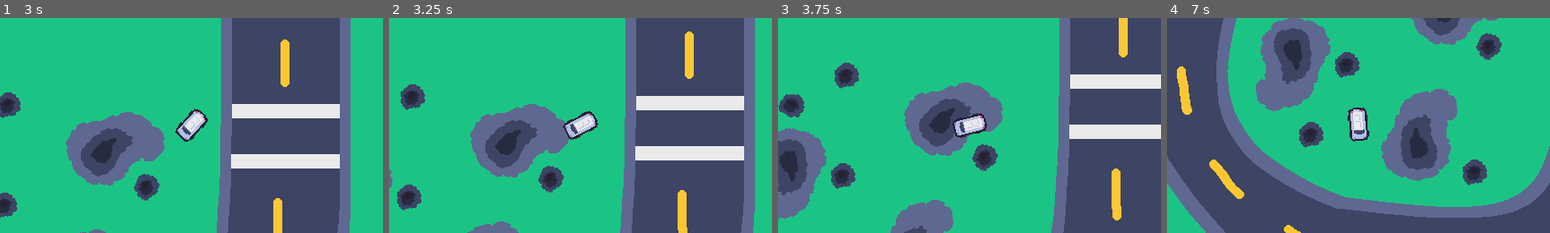
Above: before the commit, frames 1-4 (left to right).
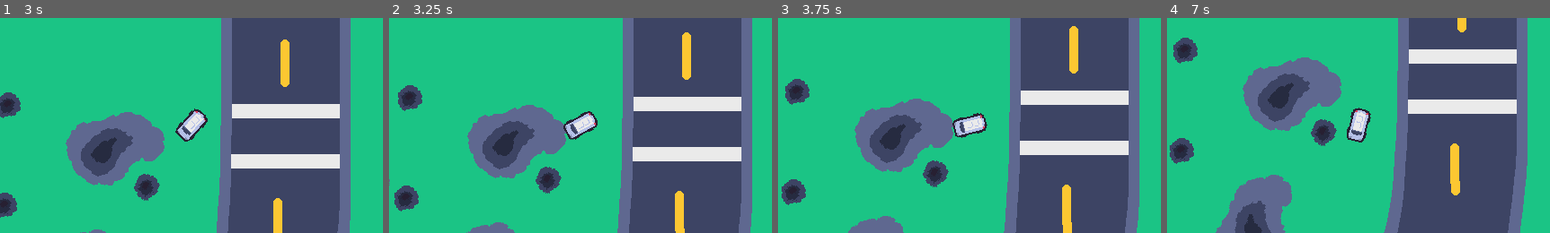
Above: after the commit, the same moments.

Repository: grace125/u-haul_u-surper
Game: Godot game, scene res://src/racetracks/testing_track.tscn
Two runs of this game, one before a commit and one after it. Both use one fixed random seed, a clock stepped at 60 frames per second and the inputs below.
Inputs:
- Up to frame 1 (3 s): tap Enter at 0.5 s; hold Right (Right) 0.53-1.28 s; hold S (Backward) 1.28-2.03 s; hold Right (Right) 2.03-2.78 s; hold Up (Forward) from 2.78 s (still down)
- Up to frame 2 (3.25 s): keep holding Up (Forward)
- Up to frame 3 (3.75 s): release Up (Forward) at 3.53 s; hold A (Left) from 3.53 s (still down)
- Up to frame 4 (7 s): release A (Left) at 5.03 s; hold S (Backward) 5.03-5.78 s; hold Right (Right) 5.78-6.53 s; hold Up (Forward) from 6.53 s (still down)

Frame 1 is identical in both runs. In frame 2, 5.8% of the frame differs, in the area x 0-96%, y 0-100%; in frame 3, 48%; in frame 4, 66%, in the area x 0-100%, y 0-100%.

Commit message:
Add colliders to big rocks

Diff:
--- a/src/racetracks/testing_track.tscn
+++ b/src/racetracks/testing_track.tscn
@@ -82,6 +82,61 @@
 rotation = -0.359538
 shape = SubResource("RectangleShape2D_r0j0n")
 
+[node name="big_rock" type="StaticBody2D" parent="obstacles"]
+position = Vector2(681, 711)
+collision_mask = 0
+
+[node name="CollisionPolygon2D" type="CollisionPolygon2D" parent="obstacles/big_rock"]
+polygon = PackedVector2Array(-9, -34, -28, -31, -33, -22, -40, -15, -40, -2, -33, 9, -31, 18, -22, 27, -14, 31, -3, 30, 4, 32, 15, 24, 26, 12, 39, 3, 47, 6, 60, -1, 62, -16, 56, -26, 48, -33, 32, -41, 20, -42, 8, -38)
+
+[node name="big_rock2" type="StaticBody2D" parent="obstacles"]
+position = Vector2(652, 859)
+rotation = -0.837758
+collision_mask = 0
+
+[node name="CollisionPolygon2D" type="CollisionPolygon2D" parent="obstacles/big_rock2"]
+polygon = PackedVector2Array(-9, -34, -28, -31, -33, -22, -40, -15, -40, -2, -33, 9, -31, 18, -22, 27, -14, 31, -3, 30, 4, 32, 15, 24, 26, 12, 39, 3, 47, 6, 60, -1, 62, -16, 56, -26, 48, -33, 32, -41, 20, -42, 8, -38)
+
+[node name="big_rock3" type="StaticBody2D" parent="obstacles"]
+position = Vector2(506, 758)
+rotation = 2.27416
+collision_mask = 0
+
+[node name="CollisionPolygon2D" type="CollisionPolygon2D" parent="obstacles/big_rock3"]
+polygon = PackedVector2Array(-9, -34, -28, -31, -33, -22, -40, -15, -40, -2, -33, 9, -31, 18, -22, 27, -14, 31, -3, 30, 4, 32, 15, 24, 26, 12, 39, 3, 47, 6, 60, -1, 62, -16, 56, -26, 48, -33, 32, -41, 20, -42, 8, -38)
+
+[node name="big_rock4" type="StaticBody2D" parent="obstacles"]
+position = Vector2(380, 1022)
+rotation = 1.07687
+collision_mask = 0
+
+[node name="CollisionPolygon2D" type="CollisionPolygon2D" parent="obstacles/big_rock4"]
+polygon = PackedVector2Array(-9, -34, -28, -31, -33, -22, -40, -15, -40, -2, -33, 9, -31, 18, -22, 27, -14, 31, -3, 30, 4, 32, 15, 24, 26, 12, 39, 3, 47, 6, 60, -1, 62, -16, 56, -26, 48, -33, 32, -41, 20, -42, 8, -38)
+
+[node name="big_rock5" type="StaticBody2D" parent="obstacles"]
+position = Vector2(71, 913)
+rotation = -0.837758
+collision_mask = 0
+
+[node name="CollisionPolygon2D" type="CollisionPolygon2D" parent="obstacles/big_rock5"]
+polygon = PackedVector2Array(-9, -34, -28, -31, -33, -22, -40, -15, -40, -2, -33, 9, -31, 18, -22, 27, -14, 31, -3, 30, 4, 32, 15, 24, 26, 12, 39, 3, 47, 6, 60, -1, 62, -16, 56, -26, 48, -33, 32, -41, 20, -42, 8, -38)
+
+[node name="big_rock6" type="StaticBody2D" parent="obstacles"]
+position = Vector2(-378, 741)
+rotation = -0.837758
+collision_mask = 0
+
+[node name="CollisionPolygon2D" type="CollisionPolygon2D" parent="obstacles/big_rock6"]
+polygon = PackedVector2Array(-9, -34, -28, -31, -33, -22, -40, -15, -40, -2, -33, 9, -31, 18, -22, 27, -14, 31, -3, 30, 4, 32, 15, 24, 26, 12, 39, 3, 47, 6, 60, -1, 62, -16, 56, -26, 48, -33, 32, -41, 20, -42, 8, -38)
+
+[node name="big_rock7" type="StaticBody2D" parent="obstacles"]
+position = Vector2(-298, 1084)
+rotation = -0.359538
+collision_mask = 0
+
+[node name="CollisionPolygon2D" type="CollisionPolygon2D" parent="obstacles/big_rock7"]
+polygon = PackedVector2Array(-9, -34, -28, -31, -33, -22, -40, -15, -40, -2, -33, 9, -31, 18, -22, 27, -14, 31, -3, 30, 4, 32, 15, 24, 26, 12, 39, 3, 47, 6, 60, -1, 62, -16, 56, -26, 48, -33, 32, -41, 20, -42, 8, -38)
+
 [node name="bridge" type="StaticBody2D" parent="obstacles"]
 position = Vector2(-288, 166)
 rotation = -0.359538
